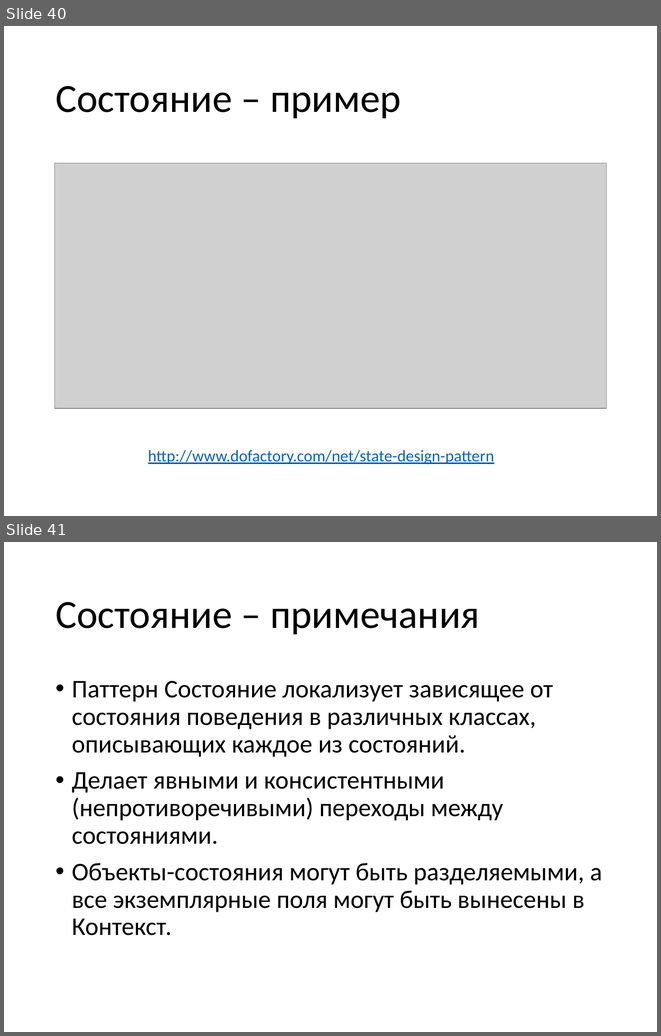
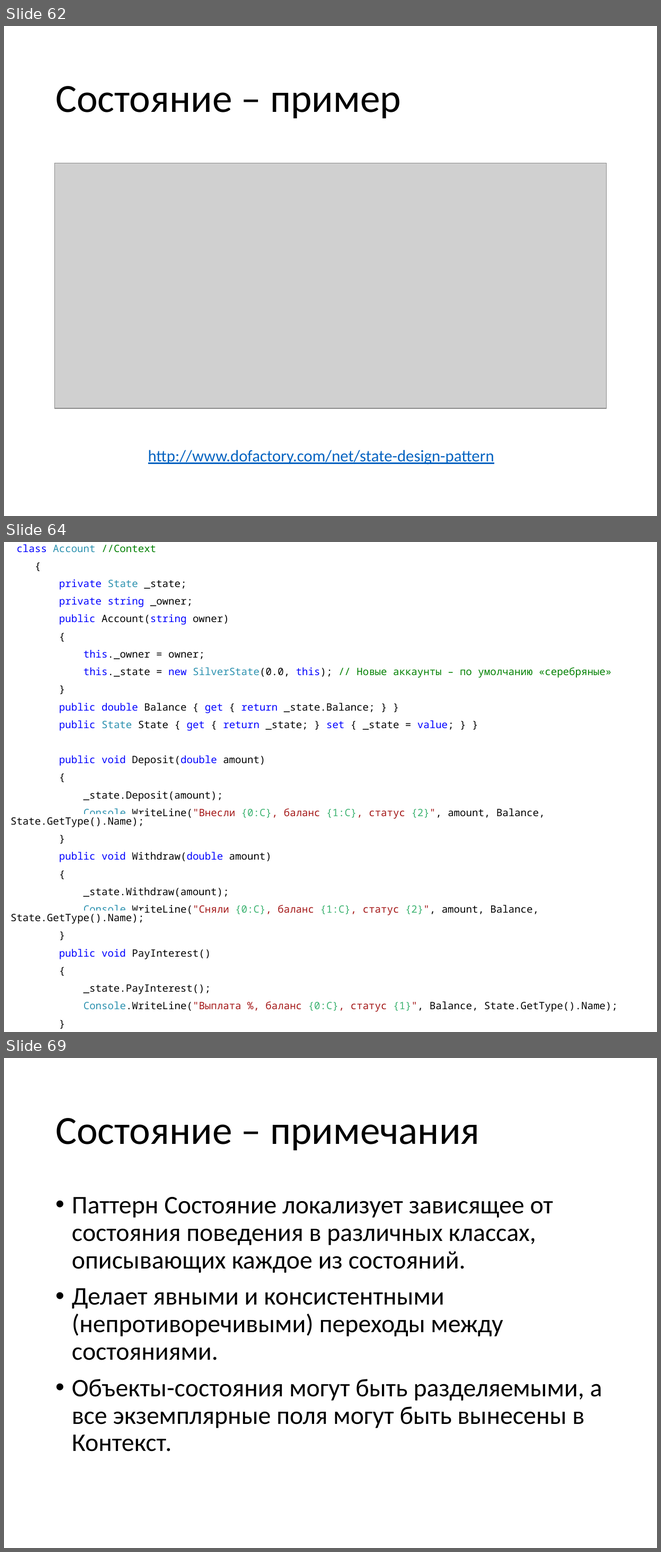
Before and after one commit to pelipas/OOP, a slide deck: Lecture_15_OOP_new.pptx. Shown one above the other, each under a label of ours: slides 40 and 41 before the commit, slides 62, 64 and 69 after it; the slides between them are not shown. The pictures are 661x1036 and 661x1552 pixels, drawn with LibreOffice and Linux fonts; fonts in the diff are those of the drawing; grey boxes stand for pictures. Boxes give left, top, right and bottom in pixels: in the first picture for what was removed or moved away, otherwise in the second. Text is boxed around its words. In the diff, an @@ line names an element or a change of style, - is before the commit and + after.

```diff
--- a/Lecture_15_OOP_new.pptx
+++ b/Lecture_15_OOP_new.pptx
@@ slide 64 added at [4,542,657,1032], background #FFFFFF @@
@@ text added at [10,544,618,1012], 11.2 pt, text #000000 @@
+class Account //Context
+{
+private State _state;
+private string _owner;
+public Account(string owner)
+{
+this._owner = owner;
+this._state = new SilverState(0.0, this); // Новые аккаунты – по умолчанию «серебряные»
+}
+public double Balance { get { return _state.Balance; } }
+public State State { get { return _state; } set { _state = value; } }
+public void Deposit(double amount)
+{
+_state.Deposit(amount);
+Console.WriteLine("Внесли {0:C}, баланс {1:C}, статус {2}", amount, Balance, State.GetType().Name);
+}
+public void Withdraw(double amount)
+{
+_state.Withdraw(amount);
+Console.WriteLine("Сняли {0:C}, баланс {1:C}, статус {2}", amount, Balance, State.GetType().Name);
+}
+public void PayInterest()
+{
+_state.PayInterest();
+Console.WriteLine("Выплата %, баланс {0:C}, статус {1}", Balance, State.GetType().Name);
+}
+}
@@ what was slide 40 is now slide 62 @@
@@ what was slide 41 is now slide 69 @@
```
Also in this commit, not shown: 6 slides changed, 37 other slides added, 4 other files.
